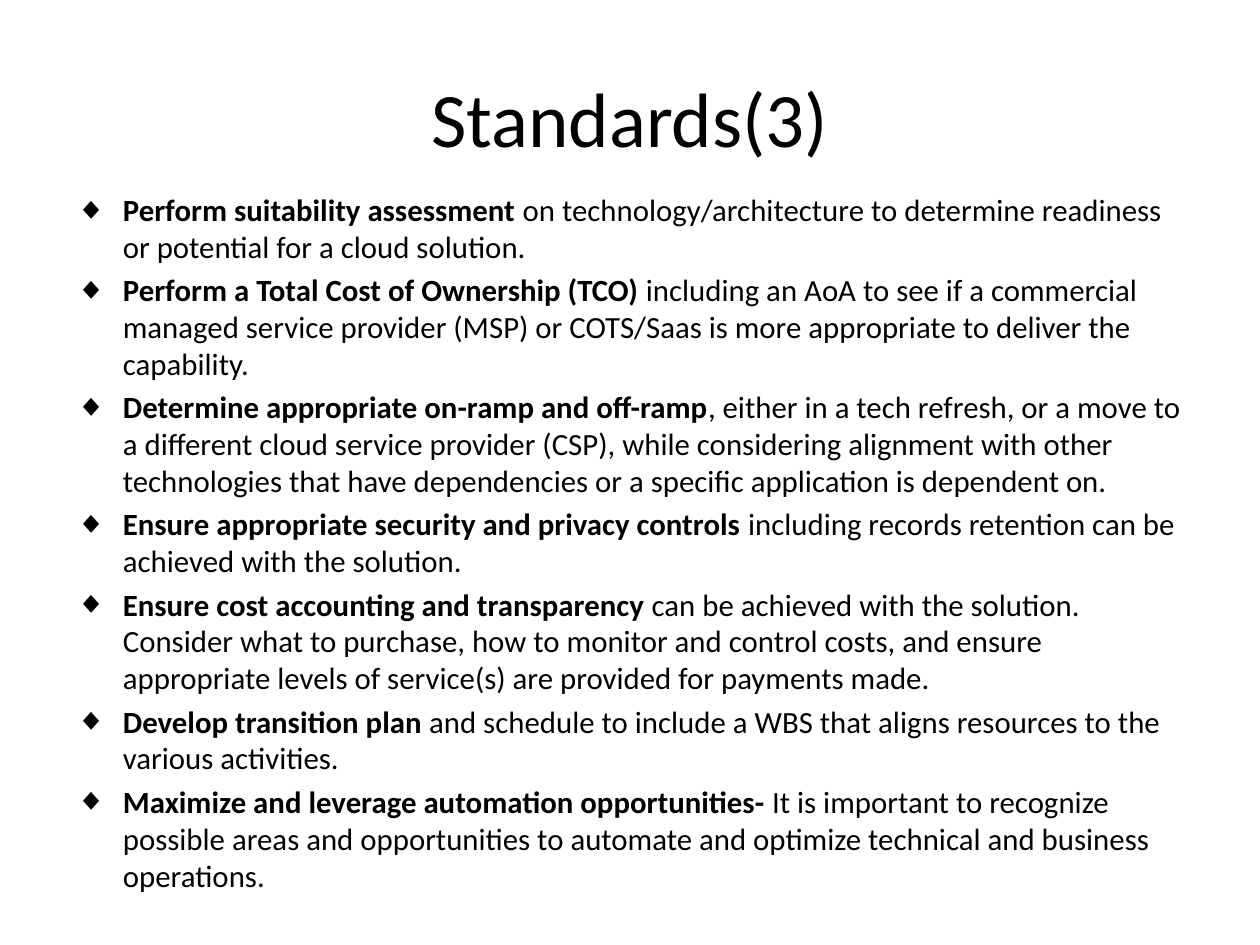
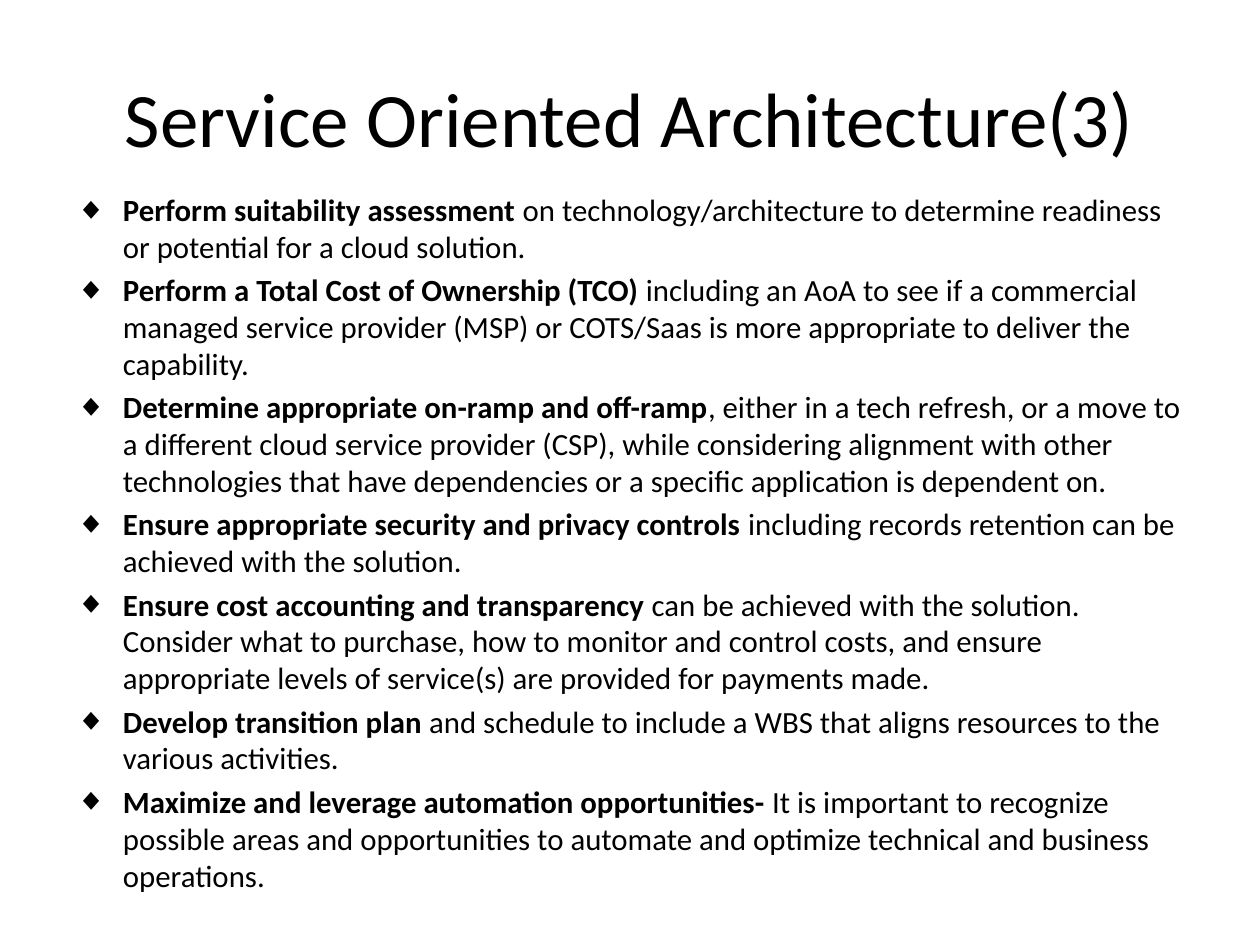
Before and after one commit to J2EEBeliever/INFS-774-LFreeman-JWang-NVilailack, a slide deck: slide 5 of INFS 774 Junxiang Technical Architecture.pptx. Drawn at 1260x945 pixels with LibreOffice and Linux fonts; fonts in the diff are those of the drawing; background and template pictures are left out. Boxes give left, top, right and bottom in pixels: in the first picture for what was removed or moved away, otherwise in the second. Text is boxed around its words. In the diff, an @@ line names an element or a change of style, - is before the commit and + after.

```diff
--- a/INFS 774 Junxiang Technical Architecture.pptx
+++ b/INFS 774 Junxiang Technical Architecture.pptx
@@ title at (x1=125, y1=91, x2=1133, y2=158): text changed @@
-Standards(3)
+Service Oriented Architecture(3)
```
Also in this commit, not shown: 10 other slides changed.
